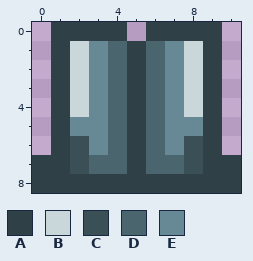
Pixel-art sprite: Items/Armor/DamascusLeggings.png. The picture above was drawn from the file before the commit.
The file is 22x18 pixels, drawn in blocks of 2x2; one block is one cell here. Colours within 5 levels of each other are drawn and written as one.
Palette (. is transparent): A #2f4046  B #c9d6da  C #3b4f56  D #4b656e  E #668995
Pixels before, first column x 0:
0 .AAAA.AAAA.
1 .ABEDADEBA.
2 .ABEDADEBA.
3 .ABEDADEBA.
4 .ABEDADEBA.
5 .AEEDADEEA.
6 .ACEDADECA.
7 AACDDADDCAA
8 AAAAAAAAAAA
The same view after the edit:
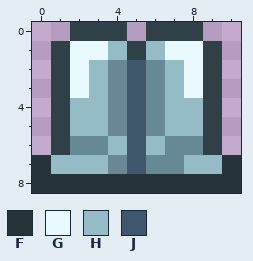
Colours new in this view: F #263439  G #e9faff  H #95bbc6  J #40566b
Difference:
Changed rows in their new state; - is an unchanged pixel.
first column x 0:
0 -.-------.-
1 --GGH-HGG--
2 --GHEJEHG--
3 --GHEJEHG--
4 --HHEJEHH--
5 --HHEJEHH--
6 --E-HJH-E--
7 FHHHEJEEHHF
8 FFFFFFFFFFF
Where, in picture pixels (left, top, right, bottom), the same in both pictures:
changed: (32, 22, 241, 193)
